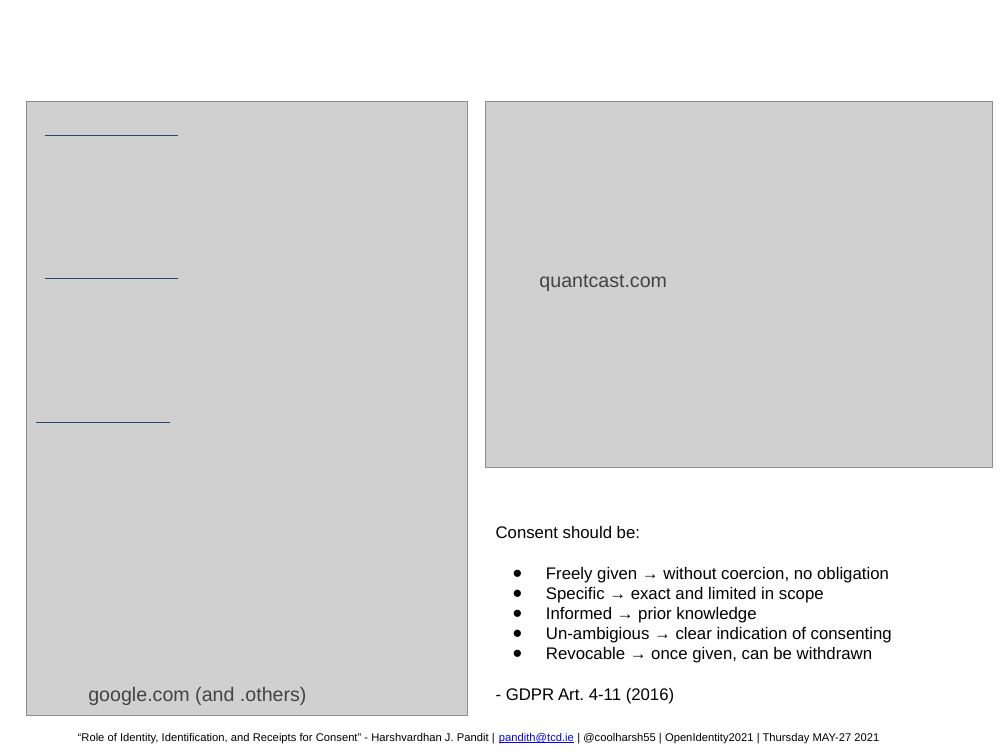
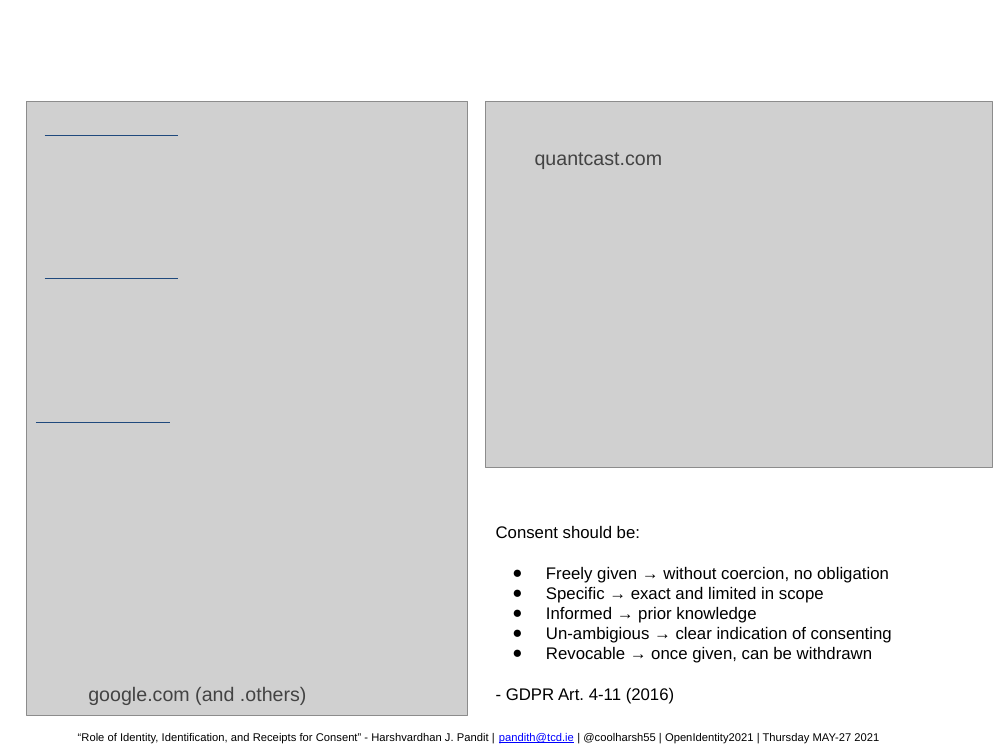
Before and after one commit to coolharsh55/presentations, a slide deck: slide 2 of 2021/PAECG_OpenIdentity_Consent_2021.pptx. Drawn at 1008x756 pixels with LibreOffice and Linux fonts; fonts in the diff are those of the drawing; grey boxes stand for pictures; background and template pictures are left out. Boxes give left, top, right and bottom in pixels: in the first picture for what was removed or moved away, otherwise in the second. Text is boxed around its words. In the diff, an @@ line names an element or a change of style, - is before the commit and + after.

```diff
--- a/2021/PAECG_OpenIdentity_Consent_2021.pptx
+++ b/2021/PAECG_OpenIdentity_Consent_2021.pptx
@@ text "quantcast.com": place and size @@
-text "quantcast.com" at (539, 274, 667, 291)
+text "quantcast.com" at (535, 152, 663, 169)
```
Also in this commit, not shown: 1 other slide changed, 3 other files.
